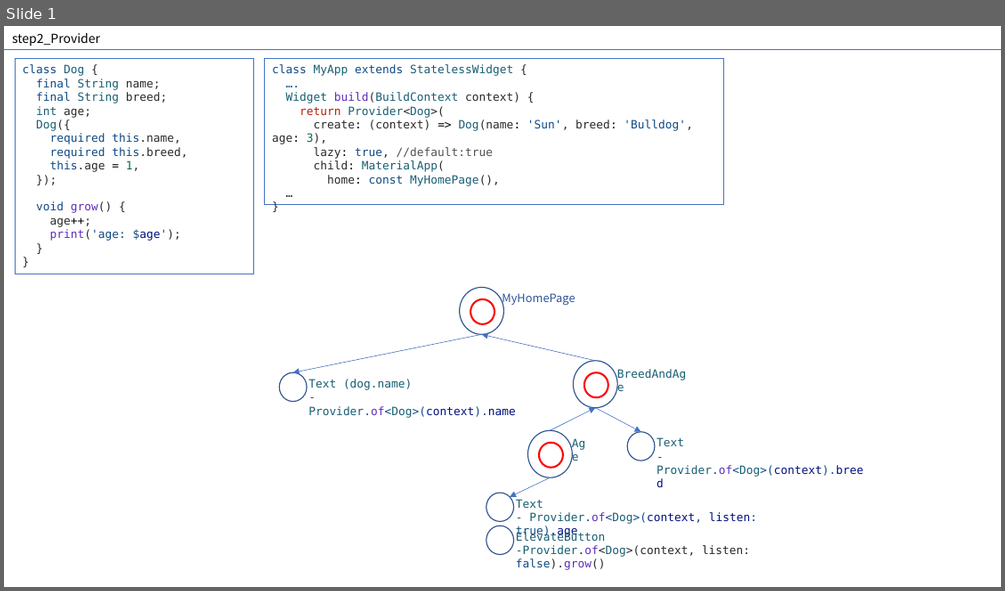
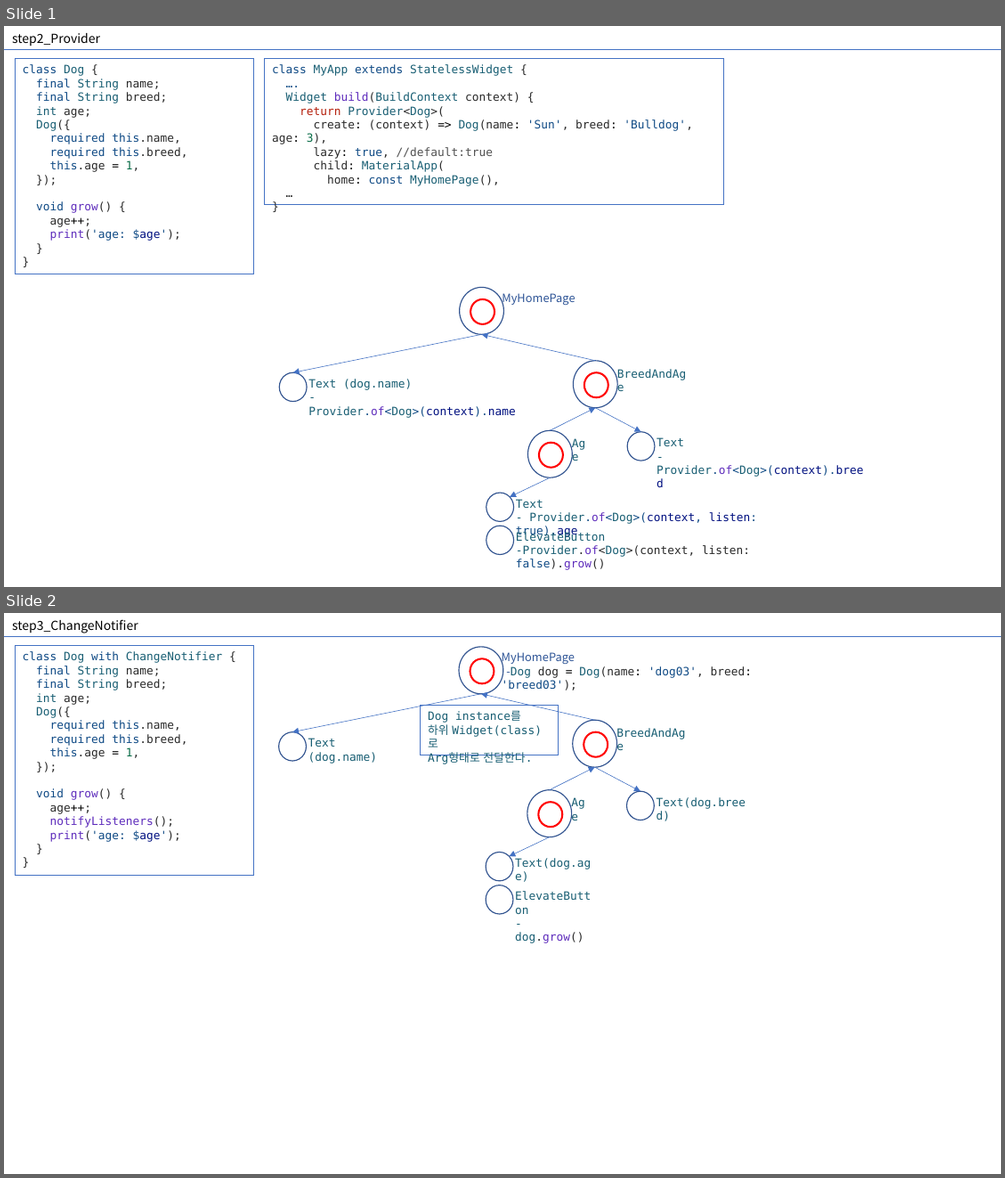
Before and after one commit to farmerkyh/flutter_pattern, a slide deck: provider_pattern_udemy/ProviderPatterUdemy.pptx. Shown one above the other, each under a label of ours: slide 1 before the commit, slides 1 and 2 after it. The pictures are 1005x591 and 1005x1178 pixels, drawn with LibreOffice and Linux fonts; fonts in the diff are those of the drawing. Boxes give left, top, right and bottom in pixels: in the first picture for what was removed or moved away, otherwise in the second. Text is boxed around its words. In the diff, an @@ line names an element or a change of style, - is before the commit and + after.

```diff
--- a/provider_pattern_udemy/ProviderPatterUdemy.pptx
+++ b/provider_pattern_udemy/ProviderPatterUdemy.pptx
@@ slide 2 added at box(4, 613, 1001, 1174), background #FFFFFF @@
@@ line added from (4, 637) to (1001, 637), #4472C4 0.5 pt @@
@@ text added at box(12, 619, 138, 633), 12 pt, text #000000 @@
+step3_ChangeNotifier
@@ rectangle added at box(16, 646, 254, 875), outline #4472C4 0.75 pt, 11 pt, text #0F4A85 @@
+class Dog with ChangeNotifier {
+final String name;
+final String breed;
+int age;
+Dog({
+required this.name,
+required this.breed,
+this.age = 1,
+});
+void grow() {
+age++;
+notifyListeners();
+print('age: $age');
+}
+}
@@ ellipse added at box(459, 647, 502, 694), outline #325491 1 pt @@
@@ ellipse added at box(469, 658, 494, 683), outline #FF0000 1.75 pt @@
@@ text added at box(502, 652, 752, 690), 11 pt, text #292929 @@
+MyHomePage
+-Dog dog = Dog(name: 'dog03', breed: 'breed03');
@@ arrow added from (481, 694) to (292, 732), #4472C4 0.5 pt @@
@@ rectangle added at box(421, 706, 558, 755), outline #4472C4 0.75 pt dashed, 11 pt, text #185E73 @@
+Dog instance를
+하위 Widget(class)로
+Arg형태로 전달한다.
@@ arrow added from (595, 720) to (481, 694), #4472C4 0.5 pt @@
@@ ellipse added at box(278, 732, 306, 761), outline #325491 1 pt @@
@@ text added at box(308, 738, 377, 763), 11 pt, text #185E73 @@
+Text (dog.name)
@@ ellipse added at box(573, 720, 616, 767), outline #325491 1 pt @@
@@ ellipse added at box(583, 732, 607, 756), outline #FF0000 1.75 pt @@
@@ text added at box(610, 722, 695, 744), 11 pt, text #185E73 @@
+BreedAndAge
@@ arrow added from (550, 790) to (595, 767), #4472C4 0.5 pt @@
@@ arrow added from (595, 767) to (640, 791), #4472C4 0.5 pt @@
@@ ellipse added at box(527, 790, 572, 837), outline #325491 1 pt @@
@@ text added at box(564, 792, 598, 813), 11 pt, text #185E73 @@
+Age
@@ ellipse added at box(627, 791, 655, 820), outline #325491 1 pt @@
@@ text added at box(656, 797, 746, 809), 11 pt, text #185E73 @@
+Text(dog.breed)
@@ ellipse added at box(539, 803, 563, 827), outline #FF0000 1.75 pt @@
@@ ellipse added at box(485, 852, 513, 882), outline #325491 1 pt @@
@@ arrow added from (550, 837) to (510, 856), #4472C4 0.5 pt @@
@@ text added at box(515, 858, 591, 869), 11 pt, text #185E73 @@
+Text(dog.age)
@@ ellipse added at box(485, 885, 513, 915), outline #325491 1 pt @@
@@ text added at box(515, 932, 583, 943), 11 pt, text #185E73 @@
+ElevateButton
+- dog.grow()
```
Also in this commit, not shown: 1 slide removed, 3 other files.
